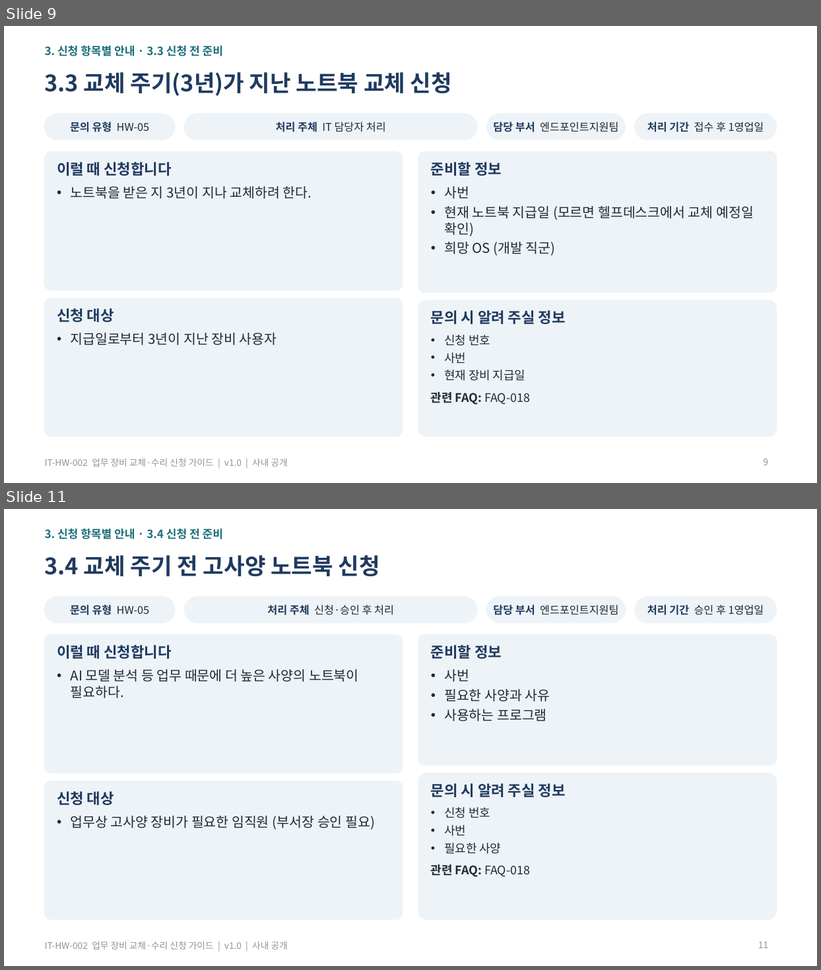
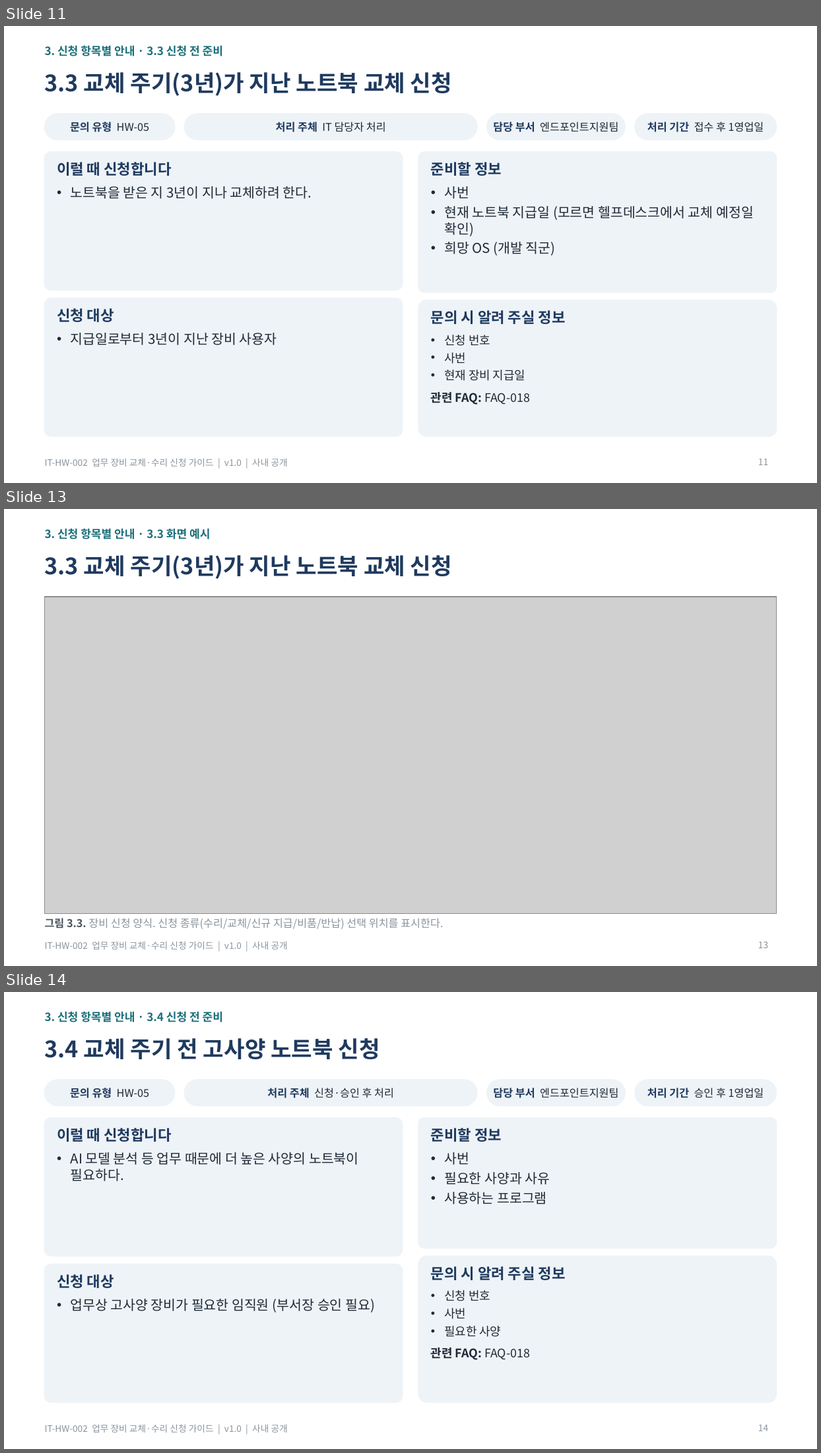
Before and after one commit to issue-helpdesk/issue-helpdesk, a slide deck: dataset/guides/HW/guide/IT-HW-002_업무 장비 교체·수리 신청 가이드.pptx. Shown one above the other, each under a label of ours: slides 9 and 11 before the commit, slides 11, 13 and 14 after it; the slides between them are not shown. The pictures are 821x970 and 821x1453 pixels, drawn with LibreOffice and Linux fonts; fonts in the diff are those of the drawing; grey boxes stand for pictures. Boxes give left, top, right and bottom in pixels: in the first picture for what was removed or moved away, otherwise in the second. Text is boxed around its words. In the diff, an @@ line names an element or a change of style, - is before the commit and + after.

Commit message:
docs: HW 사용자 가이드 전 항목에 화면 예시 그림 추가
- 사용자 가이드 3종(docx·pptx·pdf)의 27개 항목에 그림과 그림 설명 추가
- 그림은 Pillow로 그린 화면·장비 그림이며 tools/ 스크립트로 다시 만들 수 있음
- pdf는 LibreOffice 변환본으로 교체

```diff
--- a/dataset/guides/HW/guide/IT-HW-002_업무 장비 교체·수리 신청 가이드.pptx
+++ b/dataset/guides/HW/guide/IT-HW-002_업무 장비 교체·수리 신청 가이드.pptx
@@ slide 13 added at (4, 509, 817, 966), background #FFFFFF; not listed: 1 template element that a slide beside it also shows @@
@@ text added at (45, 528, 210, 539), 10 pt, text #1B6F7A, bold @@
+3. 신청 항목별 안내 · 3.3 화면 예시
@@ title added at (45, 555, 452, 579), 20 pt, text #1F3A5F, bold @@
+3.3 교체 주기(3년)가 지난 노트북 교체 신청
@@ picture added at (45, 597, 776, 914) @@
@@ text added at (45, 918, 443, 929), 9.5 pt, text #8A949E @@
+그림 3.3. 장비 신청 양식. 신청 종류(수리/교체/신규 지급/비품/반납) 선택 위치를 표시한다.
@@ page number added at (758, 942, 768, 949), 8 pt, text #8A949E @@
+13
@@ what was slide 9 is now slide 11 @@
@@ page number at (758, 459, 768, 466): text changed @@
-9
+11
@@ what was slide 11 is now slide 14 @@
@@ page number at (758, 1425, 768, 1432): text changed @@
-11
+14
```
Also in this commit, not shown: 1 slide changed, 6 other slides added, 38 other files.
